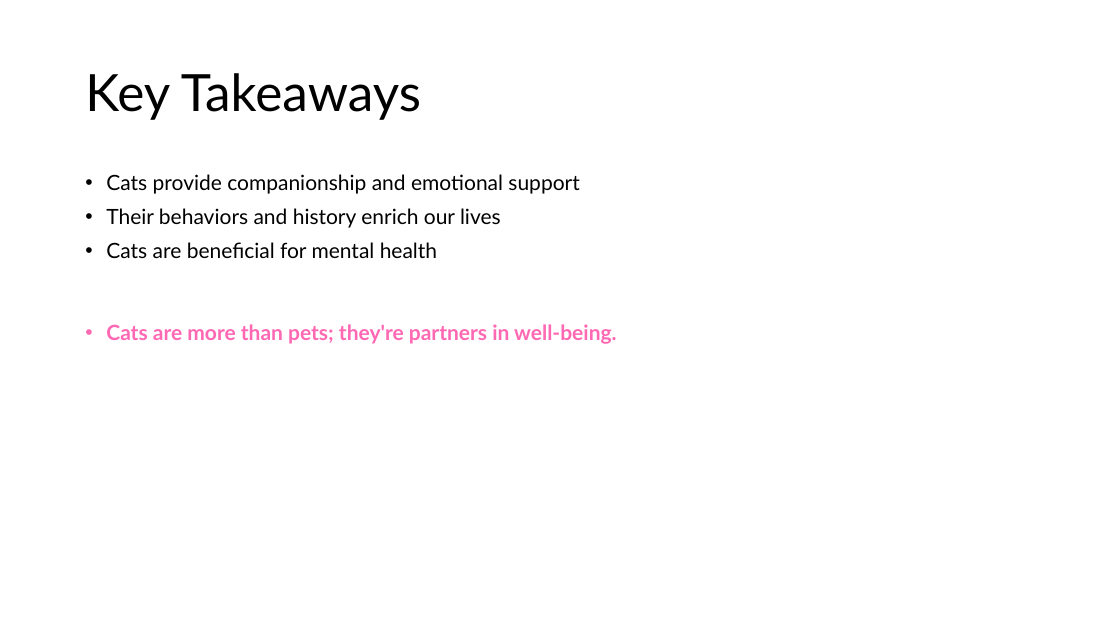
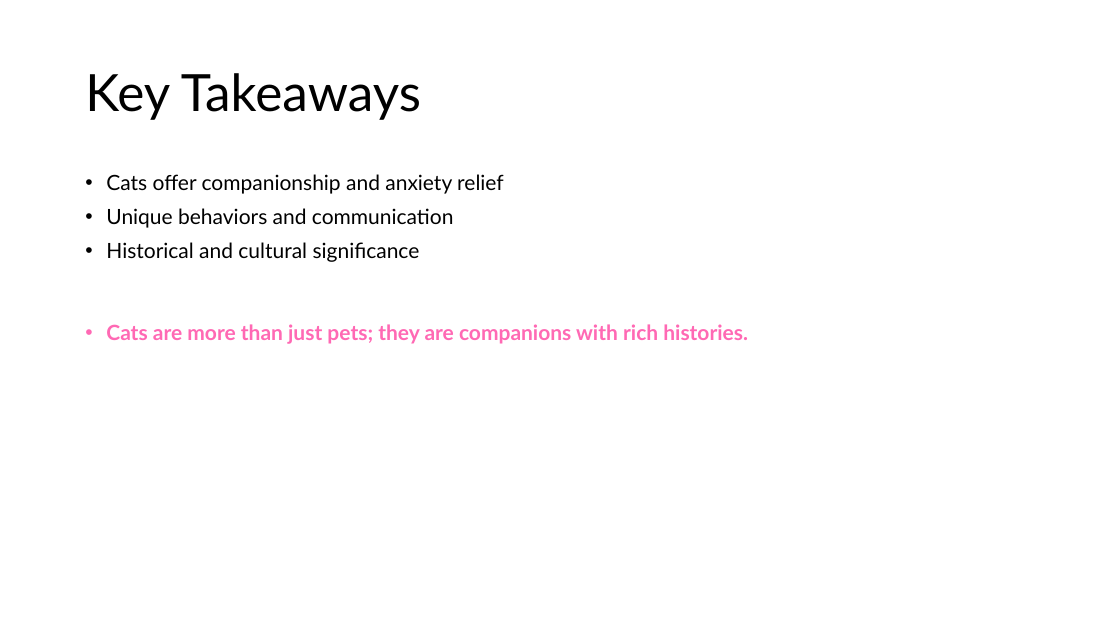
Before and after one commit to drubaga/SlideAI, a slide deck: slide 11 of output/The_Benefits_of_Having_Cats_at_Home.pptx. Drawn at 1120x630 pixels with LibreOffice and Linux fonts; fonts in the diff are those of the drawing. Boxes give left, top, right and bottom in pixels: in the first picture for what was removed or moved away, otherwise in the second. Text is boxed around its words. In the diff, an @@ line names an element or a change of style, - is before the commit and + after.

```diff
--- a/output/The_Benefits_of_Having_Cats_at_Home.pptx
+++ b/output/The_Benefits_of_Having_Cats_at_Home.pptx
@@ text at [106,174,748,344]: text changed @@
-• Cats provide companionship and emotional support
-• Their behaviors and history enrich our lives
-• Cats are beneficial for mental health
-• Cats are more than pets; they're partners in well-being.
+• Cats offer companionship and anxiety relief
+• Unique behaviors and communication
+• Historical and cultural significance
+• Cats are more than just pets; they are companions with rich histories.
```
Also in this commit, not shown: 9 other slides changed, 1 slide added, 1 slide removed, 2 other files.
